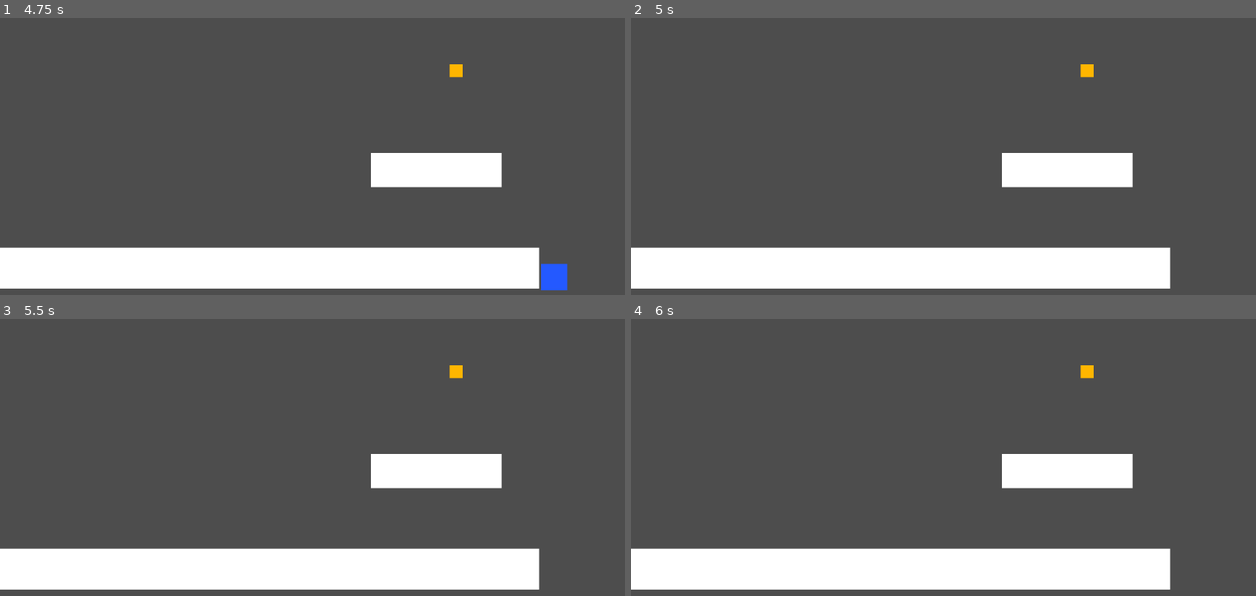
Above: before the commit, frames 1-4 (two rows, left to right).
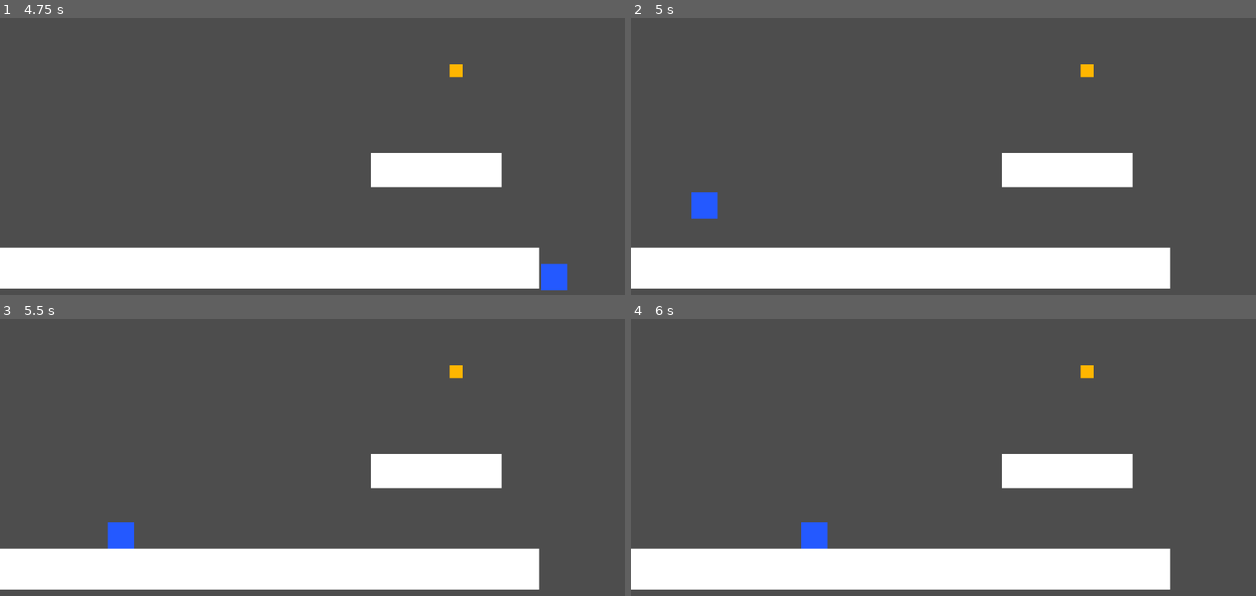
Above: after the commit, the same moments.

Repository: EugeneOYZ1203n/2D-Platformer-Project-Dev-NUSGDG-2024-25
Game: Godot game, scene res://2_levels/0_tests/testing_level.tscn
Same seed, same stepped clock (60 frames per second), same inputs: the game is played once before the commit and once after it.
Inputs (mouse positions are in pixels of both pictures, inside the frame that each line leads up to):
- Up to frame 1 (4.75 s): tap Enter at 0.5 s; move the mouse to (450, 128) at 0.52 s; hold D (move_right) 0.53-2.03 s; click (450, 128) at 0.6 s; tap W (move_jump) at 0.77, 1.52, 3.02, 3.77, 4.52 s; move the mouse to (187, 164) at 1.27 s; tap G (move_grab) at 1.35, 2.85, 4.35 s; move the mouse to (375, 70) at 2.02 s; hold A (move_left) 2.03-2.78 s; click (375, 70) at 2.1 s; move the mouse to (281, 217) at 2.77 s; hold D (move_right) 2.78-4.28 s; move the mouse to (500, 200) at 3.52 s; click (500, 200) at 3.6 s; move the mouse to (125, 95) at 4.27 s; hold A (move_left) from 4.28 s (still down)
- Up to frame 2 (5 s): keep holding A (move_left)
- Up to frame 3 (5.5 s): move the mouse to (343, 449) at 5.02 s; release A (move_left) at 5.03 s; hold D (move_right) from 5.03 s (still down); click (343, 449) at 5.1 s
- Up to frame 4 (6 s): move the mouse to (849, 360) at 5.77 s; release D (move_right) at 5.78 s; hold A (move_left) from 5.78 s (still down); tap G (move_grab) at 5.85 s

Frame 1 is identical in both runs. In frame 2, 0.4% of the frame differs, in the area x 9-14%, y 62-73%; in frame 3, 0.4%; in frame 4, 0.4%.

Commit message:
Implement hazard area

Diff:
--- a/new-game-project/1_globals/level_manager.gd
+++ b/new-game-project/1_globals/level_manager.gd
@@ -6,14 +6,22 @@
 }
 
 var root : Node
+var curr_index : int = 1
 var curr : Node2D
 
 func _ready() -> void:
 	root = get_tree().root
 	curr = root.get_child(-1)
 
+func reset_level():
+	load_level(curr_index)
+
 func go_to_level(index):
+	load_level(index)
+
+func load_level(index):
 	root.remove_child(curr)
 	curr.queue_free()
 	curr = load(levels[index]).instantiate()
 	root.add_child(curr)
+	curr_index = index
--- a/new-game-project/2_levels/0_tests/testing_disappearing_platform.tscn
+++ b/new-game-project/2_levels/0_tests/testing_disappearing_platform.tscn
@@ -1,9 +1,9 @@
 [gd_scene load_steps=5 format=3 uid="uid://bycybrgvrdpnk"]
 
 [ext_resource type="PackedScene" uid="uid://b7qj0e18xe3u7" path="res://3_player/player.tscn" id="1_mcunx"]
-[ext_resource type="PackedScene" uid="uid://dua8am8am2p6g" path="res://4_obstacles/basic_platform.tscn" id="2_hiog3"]
+[ext_resource type="PackedScene" uid="uid://dua8am8am2p6g" path="res://4_obstacles/Platforms/basic_platform.tscn" id="2_hiog3"]
 [ext_resource type="PackedScene" uid="uid://crcblqhwh30sl" path="res://5_misc/next_level_area.tscn" id="3_tshtf"]
-[ext_resource type="PackedScene" uid="uid://bu3qids707bkt" path="res://4_obstacles/disappearing_platform.tscn" id="4_nrs5t"]
+[ext_resource type="PackedScene" uid="uid://bu3qids707bkt" path="res://4_obstacles/Platforms/disappearing_platform.tscn" id="4_nrs5t"]
 
 [node name="TestingLvl" type="Node2D"]
 
--- a/new-game-project/2_levels/0_tests/testing_level.tscn
+++ b/new-game-project/2_levels/0_tests/testing_level.tscn
@@ -1,8 +1,9 @@
-[gd_scene load_steps=4 format=3 uid="uid://ccthmgb47nl84"]
+[gd_scene load_steps=5 format=3 uid="uid://ccthmgb47nl84"]
 
 [ext_resource type="PackedScene" uid="uid://b7qj0e18xe3u7" path="res://3_player/player.tscn" id="1_lrhnv"]
-[ext_resource type="PackedScene" uid="uid://dua8am8am2p6g" path="res://4_obstacles/basic_platform.tscn" id="2_gbkqp"]
+[ext_resource type="PackedScene" uid="uid://dua8am8am2p6g" path="res://4_obstacles/Platforms/basic_platform.tscn" id="2_gbkqp"]
 [ext_resource type="PackedScene" uid="uid://crcblqhwh30sl" path="res://5_misc/next_level_area.tscn" id="3_ct3uk"]
+[ext_resource type="PackedScene" uid="uid://bka1sgkkwya73" path="res://4_obstacles/Hazards/hazard_area.tscn" id="4_rrvtn"]
 
 [node name="TestingLvl" type="Node2D"]
 
@@ -20,3 +21,7 @@
 [node name="NextLevelArea" parent="." instance=ExtResource("3_ct3uk")]
 position = Vector2(1117, 244)
 nxt_level = 2
+
+[node name="HazardArea" parent="." instance=ExtResource("4_rrvtn")]
+position = Vector2(768, 1056)
+scale = Vector2(-59.562, 5)
--- a/new-game-project/2_levels/0_tests/testing_level_2.tscn
+++ b/new-game-project/2_levels/0_tests/testing_level_2.tscn
@@ -1,8 +1,9 @@
-[gd_scene load_steps=4 format=3 uid="uid://cqdg6qa48nf0w"]
+[gd_scene load_steps=5 format=3 uid="uid://cqdg6qa48nf0w"]
 
 [ext_resource type="PackedScene" uid="uid://b7qj0e18xe3u7" path="res://3_player/player.tscn" id="1_d80my"]
-[ext_resource type="PackedScene" uid="uid://dua8am8am2p6g" path="res://4_obstacles/basic_platform.tscn" id="2_o2qud"]
+[ext_resource type="PackedScene" uid="uid://dua8am8am2p6g" path="res://4_obstacles/Platforms/basic_platform.tscn" id="2_o2qud"]
 [ext_resource type="PackedScene" uid="uid://crcblqhwh30sl" path="res://5_misc/next_level_area.tscn" id="3_kiu24"]
+[ext_resource type="PackedScene" uid="uid://bka1sgkkwya73" path="res://4_obstacles/Hazards/hazard_area.tscn" id="4_roa2o"]
 
 [node name="TestingLvl" type="Node2D"]
 
@@ -23,3 +24,7 @@
 
 [node name="NextLevelArea" parent="." instance=ExtResource("3_kiu24")]
 position = Vector2(1152, 352)
+
+[node name="HazardArea" parent="." instance=ExtResource("4_roa2o")]
+position = Vector2(768, 1056)
+scale = Vector2(-59.562, 5)
--- a/new-game-project/3_player/player.gd
+++ b/new-game-project/3_player/player.gd
@@ -2,3 +2,6 @@
 
 func _physics_process(delta: float) -> void:
 	move_and_slide()
+
+func die() -> void:
+	LevelManager.reset_level()
--- /dev/null
+++ b/new-game-project/4_obstacles/Hazards/hazard_area.gd
@@ -0,0 +1,5 @@
+extends Node2D
+
+func _on_area_2d_body_entered(body: Node2D) -> void:
+	if body.is_in_group("Player"):
+		body.die()
--- /dev/null
+++ b/new-game-project/4_obstacles/Hazards/hazard_area.tscn
@@ -0,0 +1,16 @@
+[gd_scene load_steps=3 format=3 uid="uid://bka1sgkkwya73"]
+
+[ext_resource type="Script" path="res://4_obstacles/Hazards/hazard_area.gd" id="1_iv0jb"]
+
+[sub_resource type="RectangleShape2D" id="RectangleShape2D_ro1ff"]
+size = Vector2(64, 64)
+
+[node name="HazardArea" type="Node2D"]
+script = ExtResource("1_iv0jb")
+
+[node name="Area2D" type="Area2D" parent="."]
+
+[node name="CollisionShape2D" type="CollisionShape2D" parent="Area2D"]
+shape = SubResource("RectangleShape2D_ro1ff")
+
+[connection signal="body_entered" from="Area2D" to="." method="_on_area_2d_body_entered"]
